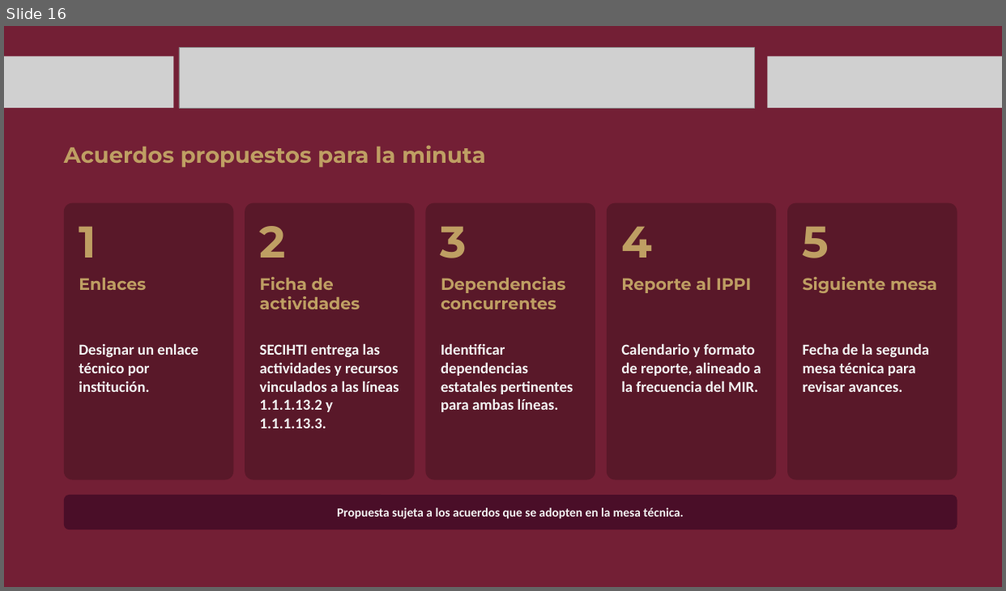
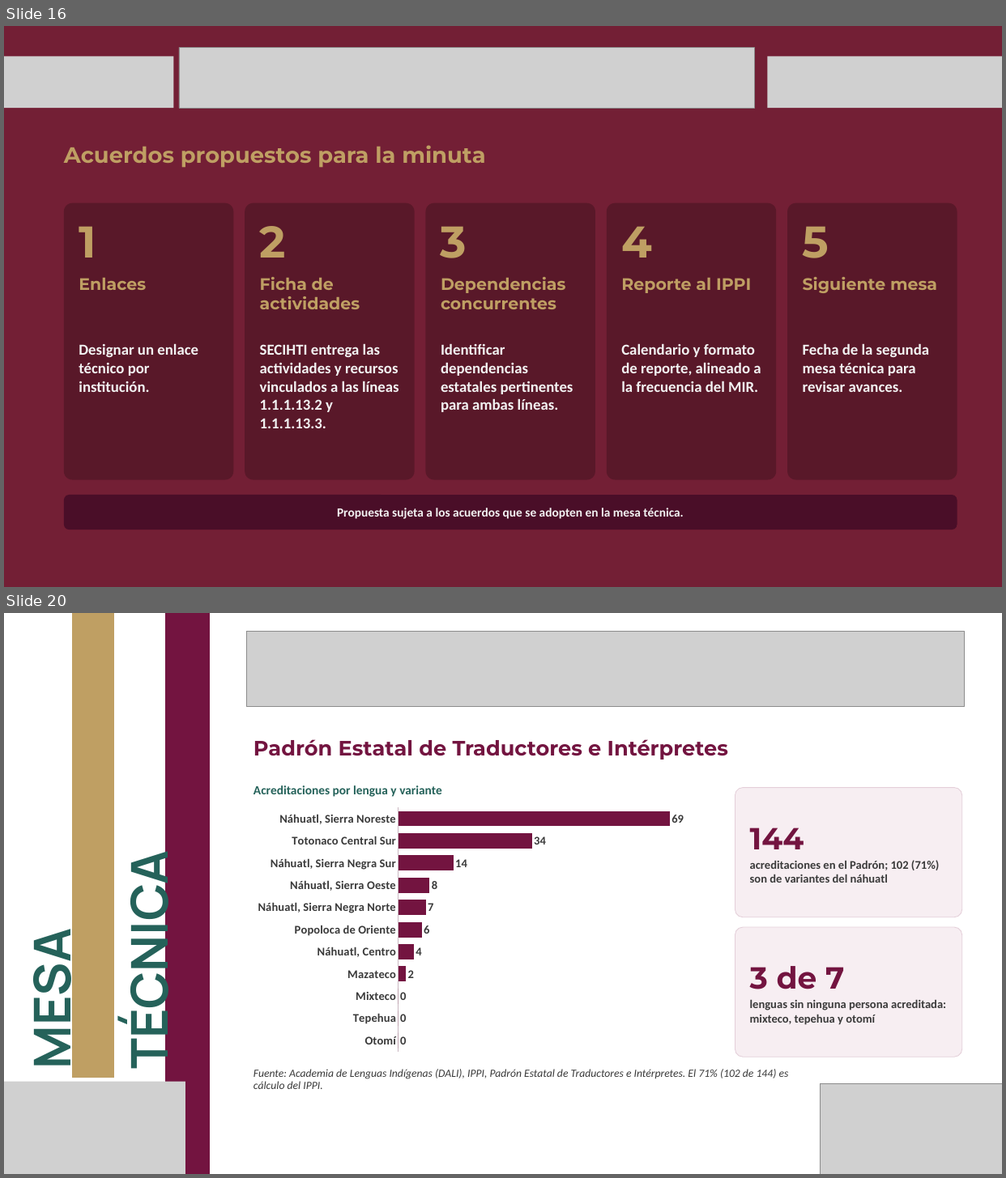
Before and after one commit to MIGUEL-TGH/proyecto-ippi, a slide deck: presupuesto-transversal/2026-11-04 - presentacion-mesa-tecnica-ippi-secihti.pptx. Shown one above the other, each under a label of ours: slide 16 before the commit, slides 16 and 20 after it; the slides between them are not shown. The pictures are 1006x591 and 1006x1178 pixels, drawn with LibreOffice and Linux fonts; fonts in the diff are those of the drawing; grey boxes stand for pictures; background and template pictures are left out. Boxes give left, top, right and bottom in pixels: in the first picture for what was removed or moved away, otherwise in the second. Text is boxed around its words. In the diff, an @@ line names an element or a change of style, - is before the commit and + after.

```diff
--- a/presupuesto-transversal/2026-11-04 - presentacion-mesa-tecnica-ippi-secihti.pptx
+++ b/presupuesto-transversal/2026-11-04 - presentacion-mesa-tecnica-ippi-secihti.pptx
@@ slide 20 added at box(4, 613, 1002, 1174), background picture (left out) @@
@@ freeform shape added at box(72, 613, 115, 1078), fill #BF9F63 @@
@@ freeform shape added at box(165, 613, 210, 1174), fill #731440 @@
@@ picture added at box(246, 632, 964, 706) @@
@@ text added at box(253, 739, 728, 760), 30 pt, text #731440, bold @@
+Padrón Estatal de Traductores e Intérpretes
@@ bar chart added at box(249, 803, 722, 1057) @@
+categories: Náhuatl, Sierra Noreste, Totonaco Central Sur, Náhuatl, Sierra Negra Sur, Náhuatl, Sierra Oeste, Náhuatl, Sierra Negra Norte, Popoloca de Oriente, Náhuatl, Centro, Mazateco, Mixteco, Tepehua, Otomí
+Series 1: 69, 34, 14, 8, 7, 6, 4, 2, 0, 0, 0
@@ text added at box(253, 786, 442, 797), 18 pt, text #25625A, bold @@
+Acreditaciones por lengua y variante
@@ rounded rectangle added at box(735, 788, 962, 918), fill #F7EEF2, outline #E4CFD9 1 pt, 17 pt, text #3A3A3A, bold @@
+144
+acreditaciones en el Padrón; 102 (71%) son de variantes del náhuatl
@@ text added at box(113, 872, 183, 1063), 73.3 pt, text #25625A, bold @@
+TÉCNICA
@@ rounded rectangle added at box(735, 927, 962, 1057), fill #F7EEF2, outline #E4CFD9 1 pt, 17 pt, text #3A3A3A, bold @@
+3 de 7
+lenguas sin ninguna persona acreditada: mixteco, tepehua y otomí
@@ text added at box(16, 943, 86, 1065), 73.3 pt, text #25625A, bold @@
+MESA
@@ text added at box(253, 1069, 789, 1089), 16 pt, text #3A3A3A, italic @@
+Fuente: Academia de Lenguas Indígenas (DALI), IPPI, Padrón Estatal de Traductores e Intérpretes. El 71% (102 de 144) es cálculo del IPPI.
@@ picture added at box(4, 1081, 185, 1174) @@
@@ picture added at box(820, 1084, 1002, 1174) @@
```
Also in this commit, not shown: 7 other slides added, 3 other files.
